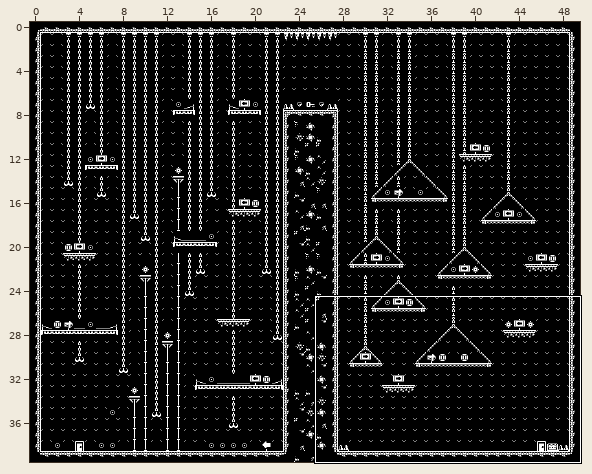
Level history. Tiled map: assets/tilesets/level3.tmx. The first picture is a wide view before the edit; the outline marks the close-up.
Close-up. Before the commit:
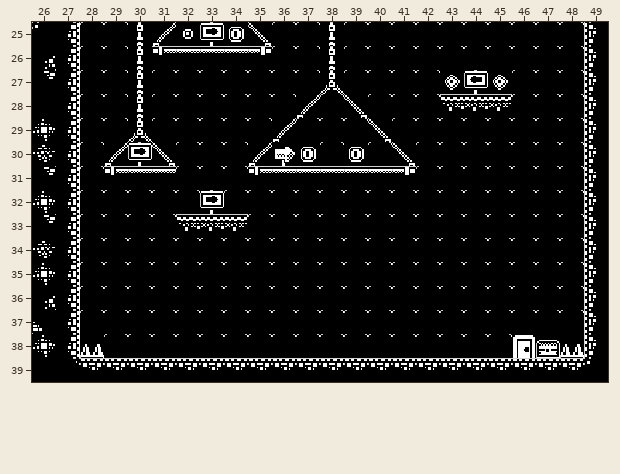
Cells are 16x16 px. Shown: x 26..49, y 25..39. The commit also changed other parts of the map, which this record leaves out.
Now the later version:
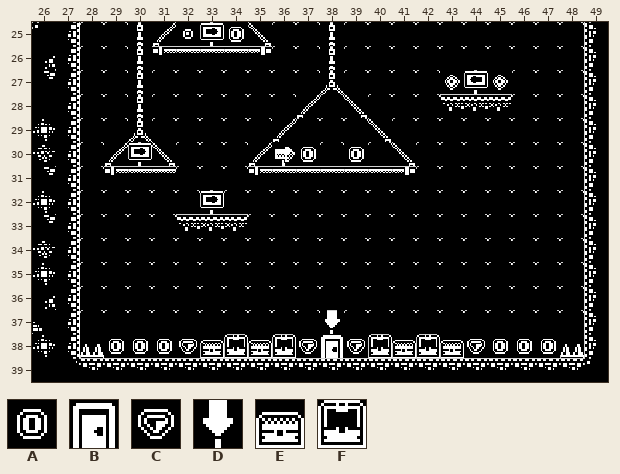
Key: from "base_black": A 2, B 56, C 82, D 95, E 389, F 390.
_ is an empty cell.
Changes in this commit:
{"where": "layer \"Foreground\""}
{"y":37,"x":38,"old":"_","new":"D"}
{"y":38,"x":33,"old":"____","new":"EFEF"}
{"y":38,"x":40,"old":"____","new":"FEFE"}
{"y":38,"x":47,"old":"E","new":"_"}
{"where": "layer \"Coins\""}
{"y":38,"x":29,"old":"____","new":"AAAC"}
{"y":38,"x":37,"old":"_","new":"C"}
{"y":38,"x":39,"old":"_","new":"C"}
{"y":38,"x":44,"old":"____","new":"CAAA"}
{"where": "layer \"Out\""}
{"y":38,"x":38,"old":"_","new":"B"}
{"y":38,"x":46,"old":"B","new":"_"}
{"label":"changed","picture_box":[104,310,560,358]}
